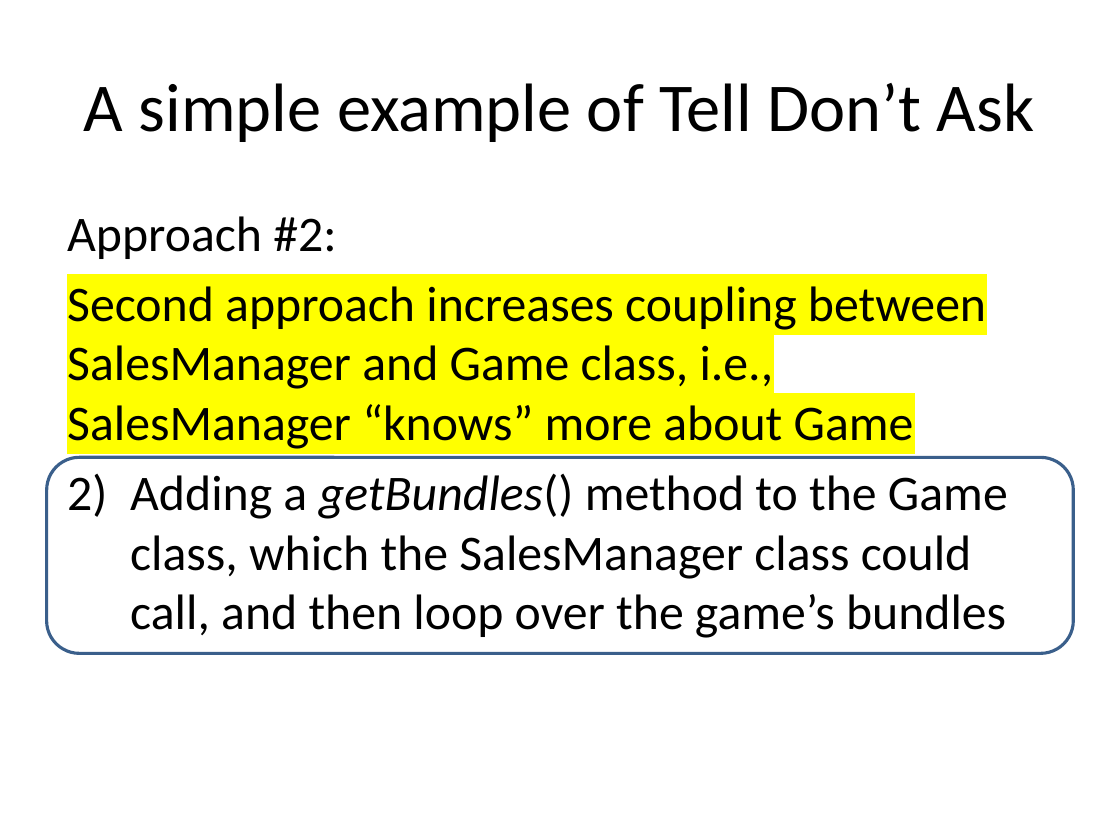
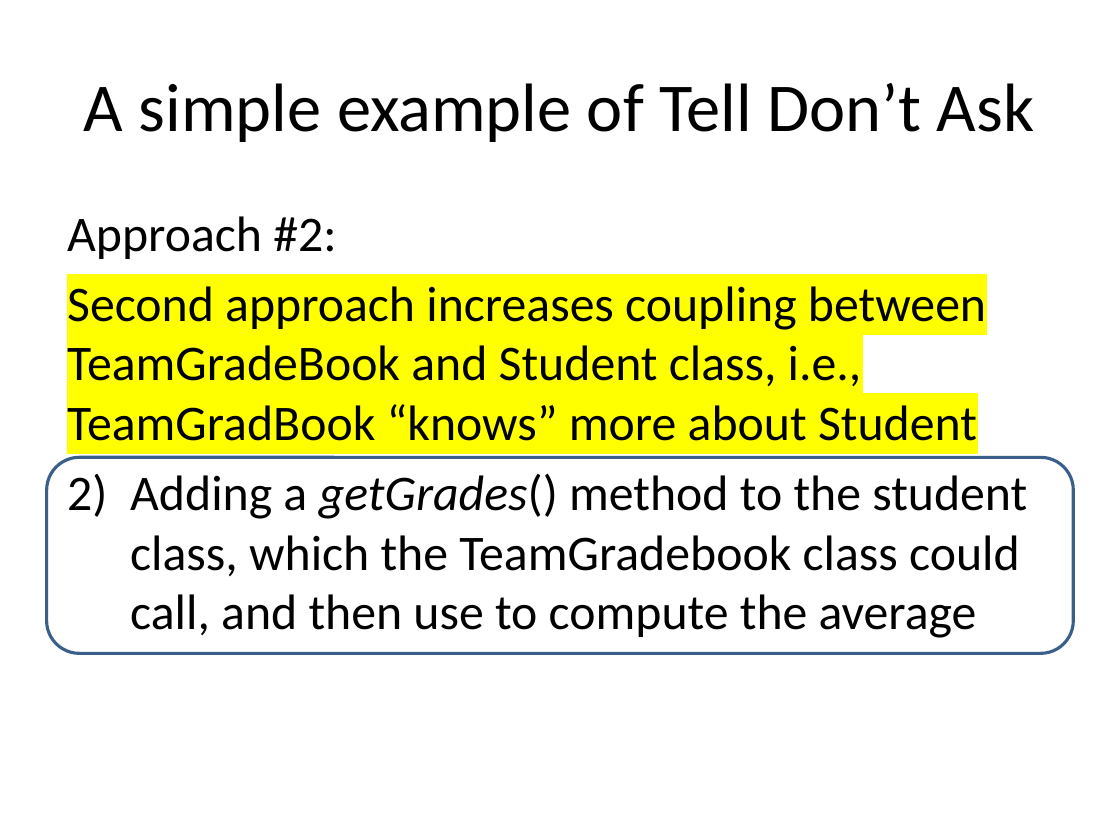
Before and after one commit to RHIT-CSSE/csse220, a slide deck: slide 10 of ClassMaterials/CohesionAndCoupling/Slides/Part2-OOD-DP4-TellDoNotAsk.pptx (slide 12 before the commit). Drawn at 1120x840 pixels with LibreOffice and Linux fonts; fonts in the diff are those of the drawing. Boxes give left, top, right and bottom in pixels: in the first picture for what was removed or moved away, otherwise in the second. Text is boxed around its words. In the diff, an @@ line names an element or a change of style, - is before the commit and + after.

Commit message:
Undo Jason's overwrite of class materials starter code/slides.

```diff
--- a/ClassMaterials/CohesionAndCoupling/Slides/Part2-OOD-DP4-TellDoNotAsk.pptx
+++ b/ClassMaterials/CohesionAndCoupling/Slides/Part2-OOD-DP4-TellDoNotAsk.pptx
@@ text at <box>67,286,1027,638</box>: text changed @@
-Second approach increases coupling between SalesManager and Game class, i.e., SalesManager “knows” more about Game
-2) Adding a getBundles() method to the Game class, which the SalesManager class could call, and then loop over the game’s bundles
+Second approach increases coupling between TeamGradeBook and Student class, i.e., TeamGradBook “knows” more about Student
+2) Adding a getGrades() method to the student class, which the TeamGradebook class could call, and then use to compute the average
```
Also in this commit, not shown: 7 other slides changed, 2 slides added, 4 slides removed, 40 other files.
